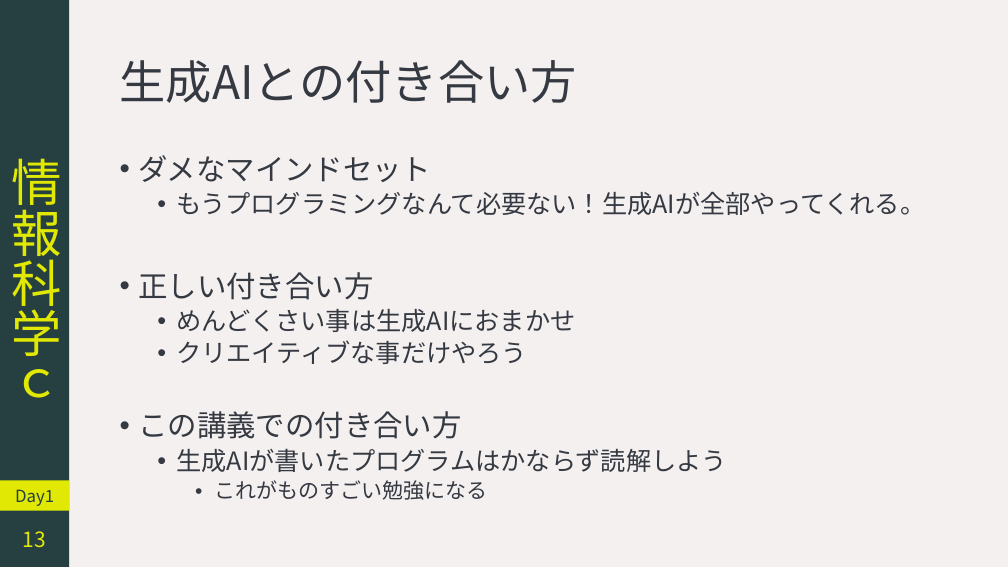
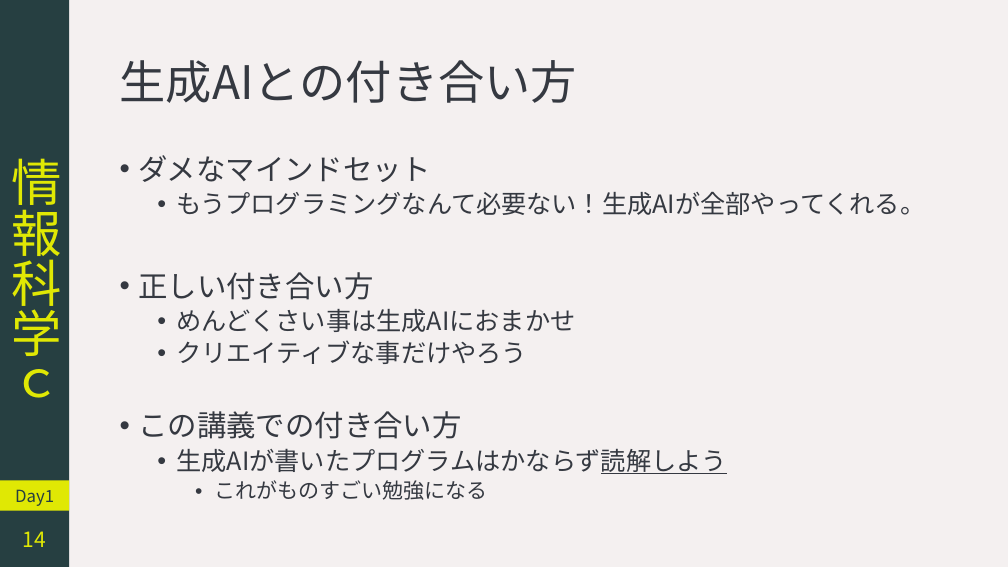
Before and after one commit to YokoyamaLab/PythonBasics, a slide deck: slide 14 of slides/computerScience_day1.pptx (slide 13 before the commit). Drawn at 1008x567 pixels with LibreOffice and Linux fonts; fonts in the diff are those of the drawing. Boxes give left, top, right and bottom in pixels: in the first picture for what was removed or moved away, otherwise in the second. Text is boxed around its words. In the diff, an @@ line names an element or a change of style, - is before the commit and + after.

```diff
--- a/slides/computerScience_day1.pptx
+++ b/slides/computerScience_day1.pptx
@@ text at bbox=[176, 448, 727, 474]: underline on in "生成AIが書いたプログラムはかならず読解しよう" @@
@@ page number at bbox=[23, 531, 46, 547]: text changed @@
-13
+14
```
Also in this commit, not shown: 7 other slides changed, 1 slide added.
